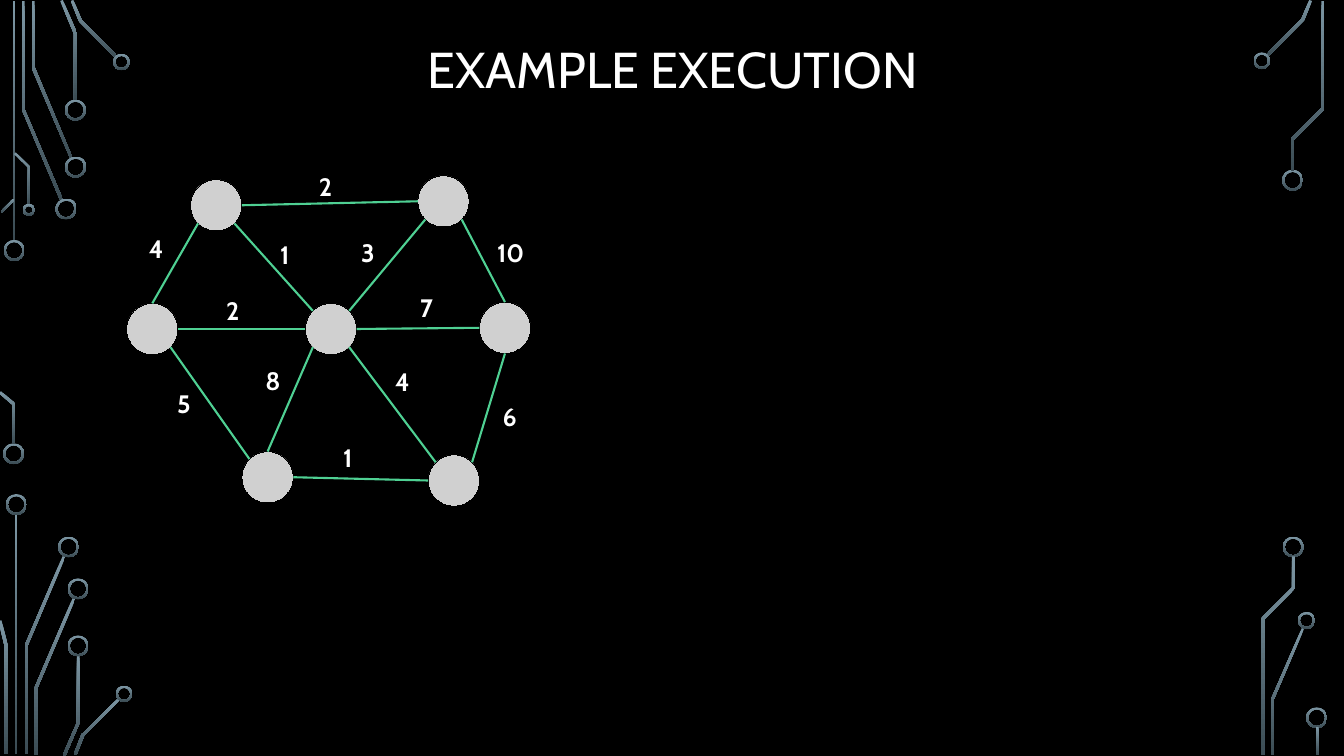
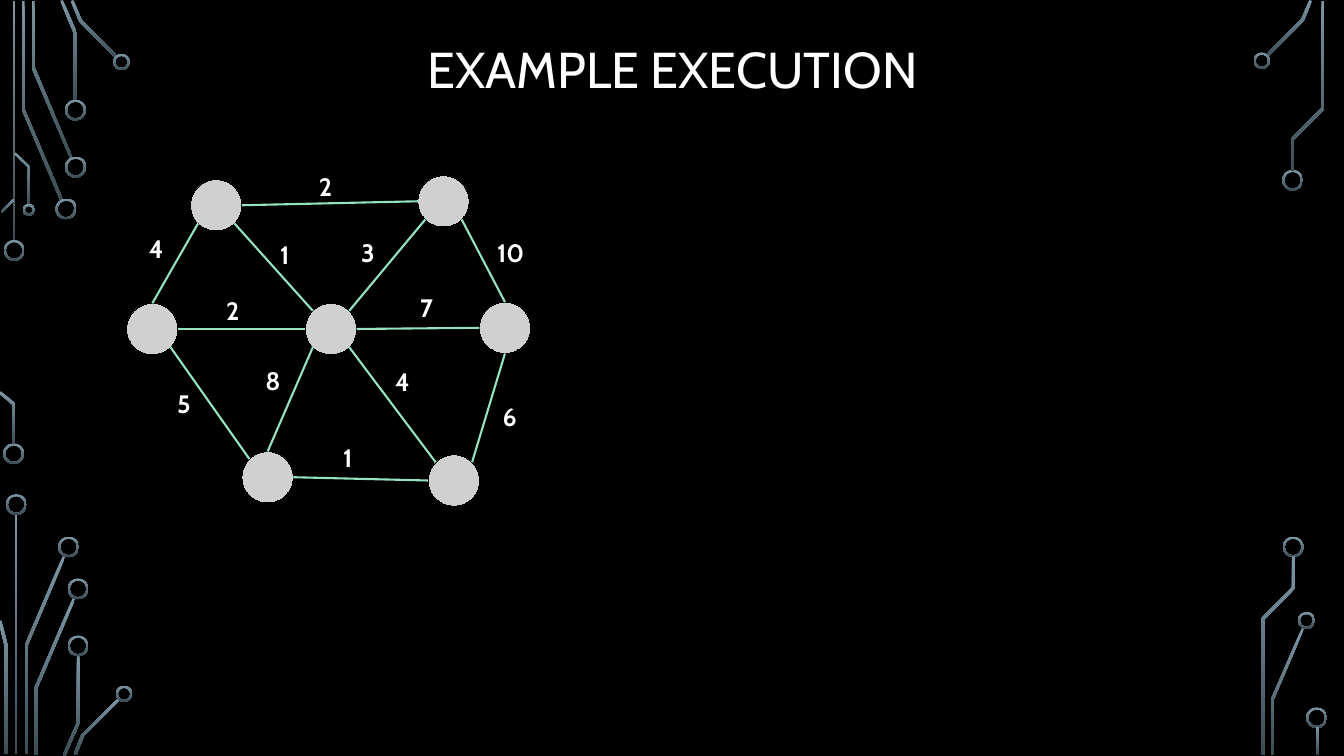
Before and after one commit to markfloryan/dsa2, a slide deck: slide 8 of slides/03-3-Kruskals.pptx. Drawn at 1344x756 pixels with LibreOffice and Linux fonts; fonts in the diff are those of the drawing; grey boxes stand for pictures; background and template pictures are left out. Boxes give left, top, right and bottom in pixels: in the first picture for what was removed or moved away, otherwise in the second. Text is boxed around its words. In the diff, an @@ line names an element or a change of style, - is before the commit and + after.

```diff
--- a/slides/03-3-Kruskals.pptx
+++ b/slides/03-3-Kruskals.pptx
@@ line (242, 206) - (418, 202): stroke #4FD093 1.5 pt to #95E3BE 1.5 pt @@
@@ line (199, 224) - (152, 303): stroke #4FD093 1.5 pt to #95E3BE 1.5 pt @@
@@ line (313, 311) - (235, 224): stroke #4FD093 1.5 pt to #95E3BE 1.5 pt @@
@@ line (425, 220) - (349, 311): stroke #4FD093 1.5 pt to #95E3BE 1.5 pt @@
@@ line (505, 302) - (462, 220): stroke #4FD093 1.5 pt to #95E3BE 1.5 pt @@
@@ line (306, 329) - (178, 329): stroke #4FD093 1.5 pt to #95E3BE 1.5 pt @@
@@ line (357, 329) - (480, 328): stroke #4FD093 1.5 pt to #95E3BE 1.5 pt @@
@@ line (249, 459) - (170, 347): stroke #4FD093 1.5 pt to #95E3BE 1.5 pt @@
@@ line (313, 347) - (268, 452): stroke #4FD093 1.5 pt to #95E3BE 1.5 pt @@
@@ line (349, 347) - (436, 463): stroke #4FD093 1.5 pt to #95E3BE 1.5 pt @@
@@ line (472, 463) - (505, 354): stroke #4FD093 1.5 pt to #95E3BE 1.5 pt @@
@@ line (293, 477) - (429, 481): stroke #4FD093 1.5 pt to #95E3BE 1.5 pt @@
```
Also in this commit, not shown: 2 other slides changed, 5 other files.
